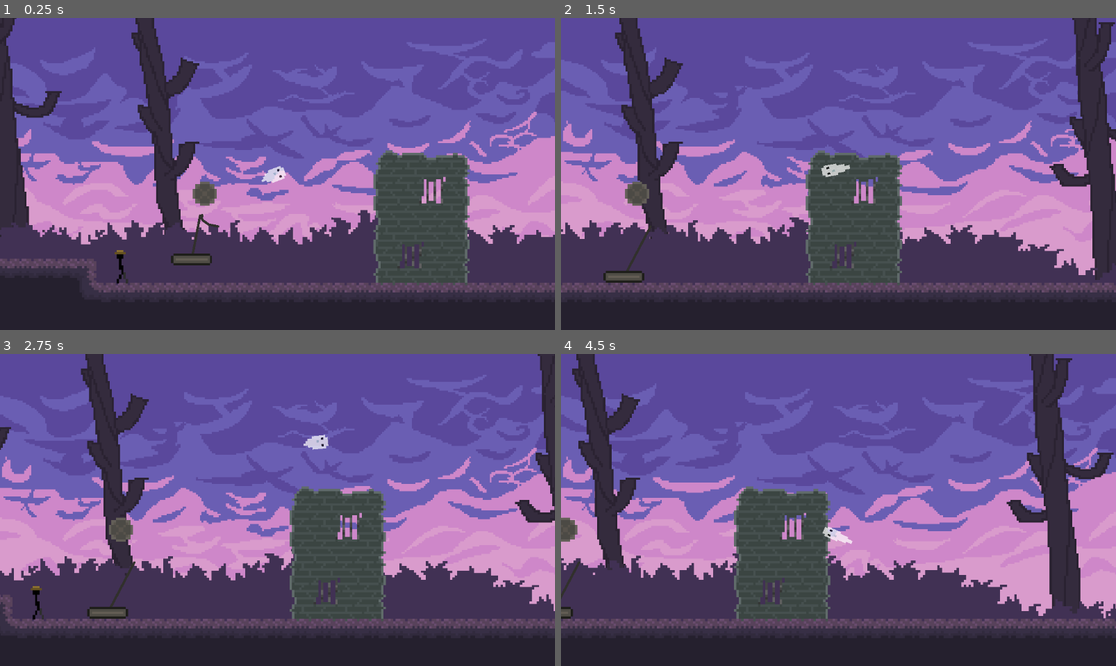
Above: before the commit, frames 1-4 (two rows, left to right).
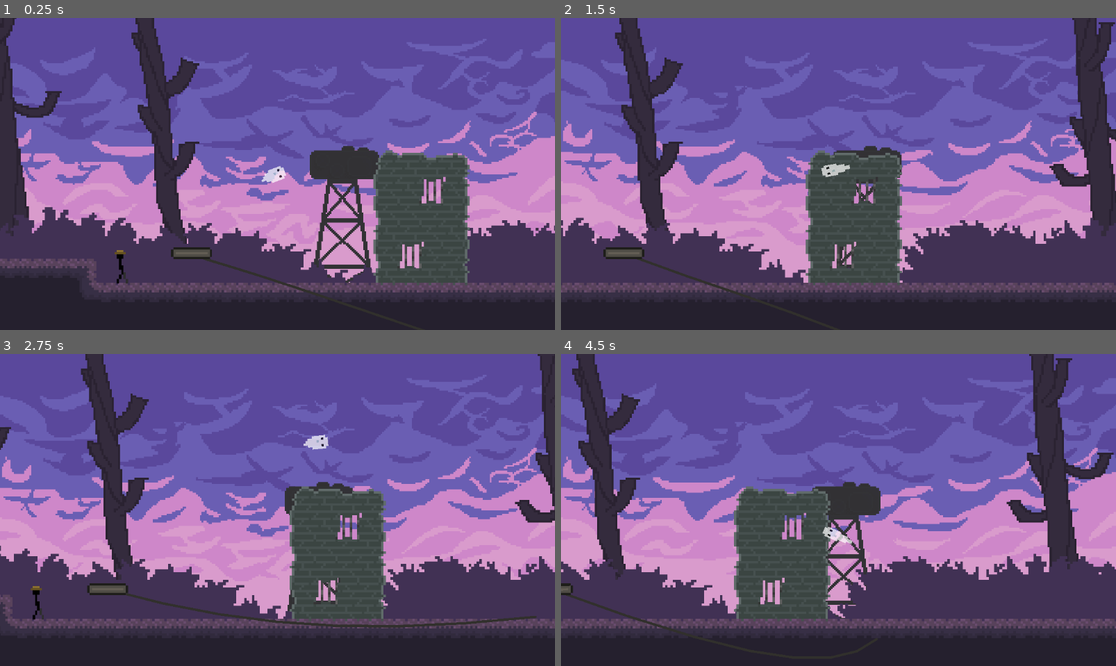
Above: after the commit, the same moments.

Repository: thbop/Spectre
Game: Godot game, scene res://Assets/Scene.tscn
The game is run twice, just before and just after one commit, with the same random seed, the same clock (stepped at 60 frames per second) and the same inputs.
Inputs (mouse positions are in pixels of both pictures, inside the frame that each line leads up to):
- Up to frame 1 (0.25 s): no input
- Up to frame 2 (1.5 s): move the mouse to (960, 158) at 0.52 s; move the mouse to (727, 189) at 1.27 s
- Up to frame 3 (2.75 s): move the mouse to (333, 441) at 2.02 s
- Up to frame 4 (4.5 s): move the mouse to (810, 572) at 2.77 s; move the mouse to (1005, 556) at 3.52 s; move the mouse to (672, 463) at 4.27 s

The runs differ from the first frame. In frame 1, 6.8% of the frame differs, in the area x 0-100%, y 40-90%; in frame 2, 5.6%; in frame 3, 6.0%; in frame 4, 7.2%.

Commit message:
More random pixel art

Diff:
--- a/Assets/Elevator.tscn
+++ b/Assets/Elevator.tscn
@@ -1,8 +1,7 @@
-[gd_scene load_steps=6 format=3 uid="uid://dbrau1m54ahsm"]
+[gd_scene load_steps=5 format=3 uid="uid://dbrau1m54ahsm"]
 
 [ext_resource type="Script" path="res://Assets/Scripts/Machines/Elevator.gd" id="1_5qr87"]
 [ext_resource type="Texture2D" uid="uid://5h46843mqfhy" path="res://Assets/Graphics/Machines/elevatorFloor.png" id="1_brs71"]
-[ext_resource type="Texture2D" uid="uid://c0xiohx71m2d1" path="res://Assets/Graphics/Machines/elevatorWheel.png" id="2_ggvfm"]
 [ext_resource type="PackedScene" uid="uid://p8xnpjbnt6rl" path="res://Assets/Misc/Rope.tscn" id="2_kwhul"]
 
 [sub_resource type="RectangleShape2D" id="RectangleShape2D_a7rjn"]
@@ -12,12 +11,10 @@
 script = ExtResource("1_5qr87")
 
 [node name="Rope" parent="." instance=ExtResource("2_kwhul")]
-metadata/Tension = 200.0
-metadata/Damp = 0.6
+points = PackedVector2Array(-0.999969, 1, -5.6012, 22.7672, -9.00974, 38.8922, -12.5408, 55.5971, -16.2529, 73.1579, -20.2471, 92.0535, -23.858, 109.136, -27, 124)
 
-[node name="Floor" type="RigidBody2D" parent="."]
-position = Vector2(-27, 108)
-mass = 0.26
+[node name="Floor" type="CharacterBody2D" parent="."]
+position = Vector2(-27, 124)
 
 [node name="CollisionShape2D" type="CollisionShape2D" parent="Floor"]
 scale = Vector2(5, 5)
@@ -26,8 +23,3 @@
 [node name="Sprite2D" type="Sprite2D" parent="Floor"]
 scale = Vector2(5, 5)
 texture = ExtResource("1_brs71")
-
-[node name="Wheel" type="Sprite2D" parent="."]
-position = Vector2(1.19209e-07, -7.62939e-06)
-scale = Vector2(5, 5)
-texture = ExtResource("2_ggvfm")
--- a/Assets/Misc/Rope.tscn
+++ b/Assets/Misc/Rope.tscn
@@ -4,7 +4,7 @@
 [ext_resource type="Script" path="res://Assets/Scripts/Machines/Rope.gd" id="2_j2f41"]
 
 [node name="Rope" type="Line2D"]
-points = PackedVector2Array(-25, 96, -26, 41, -26, -7, -16, -22, 3, -26, 20, -21, 25, -8, 28, 68)
+points = PackedVector2Array(-1, 1, 103, -92)
 width = 5.0
 texture = ExtResource("1_x1pik")
 joint_mode = 2
@@ -12,4 +12,4 @@
 end_cap_mode = 2
 script = ExtResource("2_j2f41")
 metadata/Tension = 10.0
-metadata/Damp = 0.9
+metadata/Damp = 0.6
--- a/Assets/Scene.tscn
+++ b/Assets/Scene.tscn
@@ -75,7 +75,7 @@
 scale = Vector2(5, 5)
 tile_set = SubResource("TileSet_4mull")
 format = 2
-layer_0/tile_data = PackedInt32Array(655360, 0, 0, 655361, 0 …(1119 unchanged characters)… 70, 0, 1, 786471, 0, 1, 655363, 65536, 0)
+layer_0/tile_data = PackedInt32Array(655360, 0, 0, 655361, 0 …(1119 unchanged characters)… 70, 0, 1, 786471, 0, 1, 655363, 65536, 0, 720936, 0, 0, 786472, 0, 1, 720937, 0, 0, 786473, 0, 1, 720938, 0, 0, 786474, 0, 1, 720939, 0, 0, 786475, 0, 1, 720940, 0, 0, 786476, 0, 1, 720941, 0, 0, 786477, 0, 1, 720942, 0, 0, 786478, 0, 1, 720943, 0, 0, 786479, 0, 1, 720944, 0, 0, 786480, 0, 1, 720945, 0, 0, 786481, 0, 1, 720946, 0, 0, 786482, 0, 1, 720947, 0, 0, 786483, 0, 1, 720948, 0, 0, 786484, 0, 1, 720949, 0, 0, 786485, 0, 1, 720950, 0, 0, 786486, 0, 1, 720951, 0, 0, 786487, 0, 1, 720952, 0, 0, 786488, 0, 1, 720953, 0, 0, 786489, 0, 1, 720954, 0, 0, 786490, 0, 1, 720955, 0, 0, 786491, 0, 1, 720956, 0, 0, 786492, 0, 1, 720957, 0, 0, 786493, 0, 1, 720958, 0, 0, 786494, 0, 1, 720959, 0, 0, 786495, 0, 1, 720960, 0, 0, 786496, 0, 1, 720961, 0, 0, 786497, 0, 1, 720962, 0, 0, 786498, 0, 1)
 
 [node name="Objects" type="Node2D" parent="."]
 
@@ -96,7 +96,7 @@
 position = Vector2(565, 324)
 limit_left = 0
 limit_top = 0
-limit_right = 2000
+limit_right = 3000
 limit_bottom = 648
 script = ExtResource("4_i6t0c")
 
@@ -110,6 +110,18 @@
 texture = ExtResource("5_5pj34")
 centered = false
 
+[node name="craneBg" parent="ParallaxBackground" instance=ExtResource("5_fdum5")]
+position = Vector2(1568, 411)
+scale = Vector2(3, 3)
+motion_scale = Vector2(0.3, 0.3)
+metadata/DecoName = "craneBg"
+
+[node name="craneBg2" parent="ParallaxBackground" instance=ExtResource("5_fdum5")]
+position = Vector2(714, 428)
+scale = Vector2(3, 3)
+motion_scale = Vector2(0.3, 0.3)
+metadata/DecoName = "craneBg"
+
 [node name="tree" parent="ParallaxBackground" instance=ExtResource("5_fdum5")]
 position = Vector2(356, 280)
 metadata/DecoName = "tree2"
@@ -121,12 +133,13 @@
 position = Vector2(17, 233)
 
 [node name="brush" type="ParallaxLayer" parent="ParallaxBackground"]
-position = Vector2(-142, 512)
+position = Vector2(573, 544)
 motion_scale = Vector2(0.8, 0.8)
-motion_mirroring = Vector2(1600, 0)
+motion_mirroring = Vector2(1735.2, 0)
 
 [node name="Sprite2D" type="Sprite2D" parent="ParallaxBackground/brush"]
-scale = Vector2(5, 5)
+position = Vector2(290, -29)
+scale = Vector2(5.423, 5.423)
 texture = ExtResource("8_plg38")
 
 [node name="CanvasLayer" type="CanvasLayer" parent="."]
--- a/Assets/Scripts/Machines/Elevator.gd
+++ b/Assets/Scripts/Machines/Elevator.gd
@@ -1,8 +1,9 @@
 extends Node2D
 @onready var Rope = $Rope
 @onready var Floor = $Floor
-@onready var Wheel = $Wheel
 
 
 func _process(delta: float) -> void:
-	Rope.points[0] = Floor.position
+	Rope.points[0] = get_global_mouse_position()
+
+	Rope.points[-1] = Floor.position
--- a/Assets/Scripts/Machines/Rope.gd
+++ b/Assets/Scripts/Machines/Rope.gd
@@ -2,7 +2,7 @@
 
 var velocties: PackedVector2Array
 
-var gravity: float = ProjectSettings.get_setting("physics/2d/default_gravity")
+var gravity: float = ProjectSettings.get_setting("physics/2d/default_gravity") / 10
 
 
 func _ready() -> void:
@@ -17,8 +17,9 @@
 # Called every frame. 'delta' is the elapsed time since the previous frame.
 func _process(delta: float) -> void:
 	for i in range(points.size()):
-		if i > 0 and i != points.size()-1:
-			velocties[i] += ( points[i-1] - points[i] ).normalized() * get_meta("Tension")
-			velocties[i] += ( points[i+1] - points[i] ).normalized() * get_meta("Tension")
+		if i > 0 and i < points.size()-1:
+			velocties[i] += ( points[i-1] - points[i] ) * get_meta("Tension")
+			velocties[i] += ( points[i+1] - points[i] ) * get_meta("Tension")
 			velocties[i] *= get_meta("Damp")
 			points[i] += velocties[i] * delta
+			points[i].y += gravity * delta
Binary file added: Assets/Graphics/Decos/craneBg.png
Not shown, added: Assets/Graphics/Decos/craneBg.png.import
Binary file added: Assets/Graphics/Machines/crane.png
Not shown, added: Assets/Graphics/Machines/crane.png.import
Binary file added: Assets/Graphics/Machines/hsupport.png
Not shown, added: Assets/Graphics/Machines/hsupport.png.import
Binary file added: Assets/Graphics/Machines/puller.ase
Binary file added: Assets/Graphics/Machines/puller.png
Not shown, added: Assets/Graphics/Machines/puller.png.import
Binary file changed: Assets/Graphics/Sketches/sketch.ase
